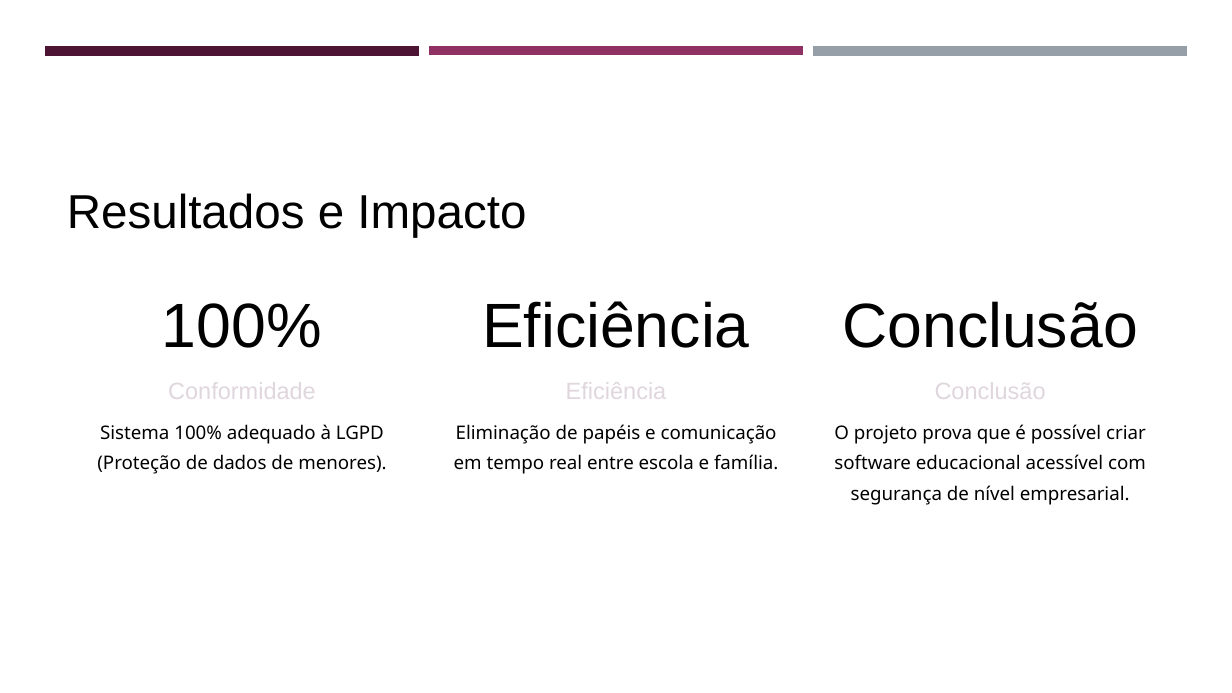
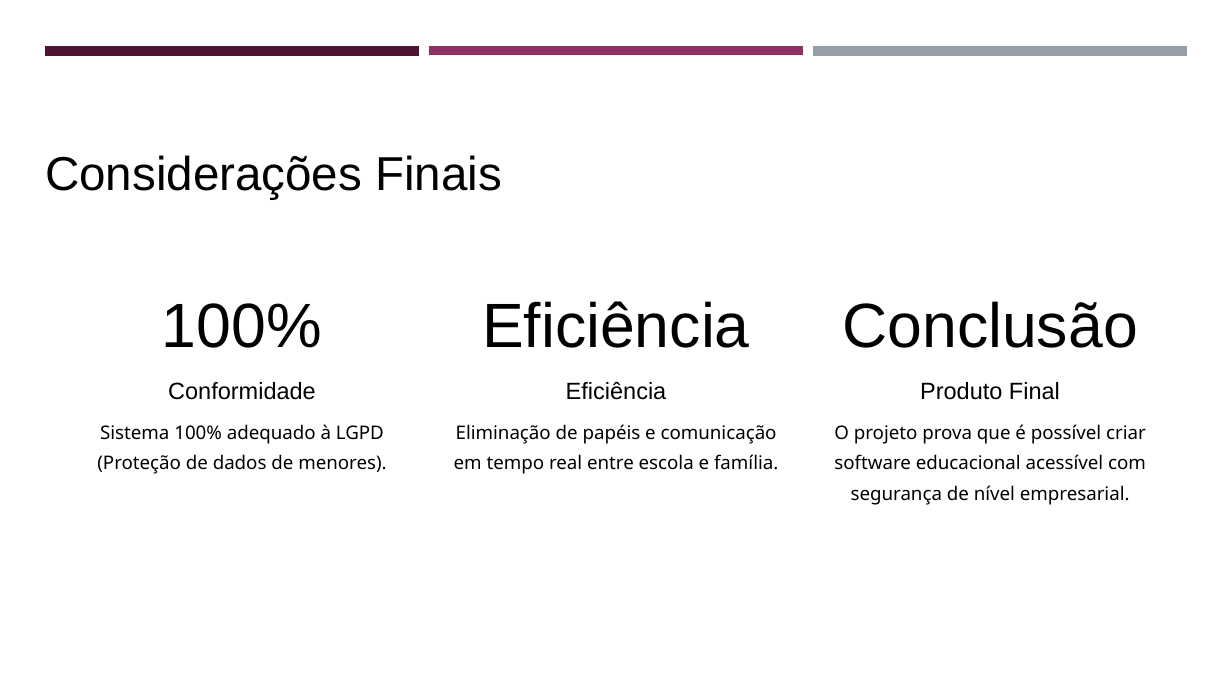
Before and after one commit to z12guilherme/gestao_atipicos, a slide deck: slide 14 of tcc/TCC - Slides.pptx. Drawn at 1232x693 pixels with LibreOffice and Linux fonts; fonts in the diff are those of the drawing. Boxes give left, top, right and bottom in pixels: in the first picture for what was removed or moved away, otherwise in the second. Text is boxed around its words. In the diff, an @@ line names an element or a change of style, - is before the commit and + after.

```diff
--- a/tcc/TCC - Slides.pptx
+++ b/tcc/TCC - Slides.pptx
@@ text at (45,155,502,200): text changed @@
-Resultados e Impacto
+Considerações Finais
@@ text "Conformidade" at (168,382,316,400): text colour #E0D6DE to #000000 @@
@@ text "Eficiência" at (566,382,667,400): text colour #E0D6DE to #000000 @@
@@ text at (920,382,1060,400): text changed; text colour #E0D6DE to #000000 @@
-Conclusão
+Produto Final
```
Also in this commit, not shown: 8 other slides changed, 1 slide added.
